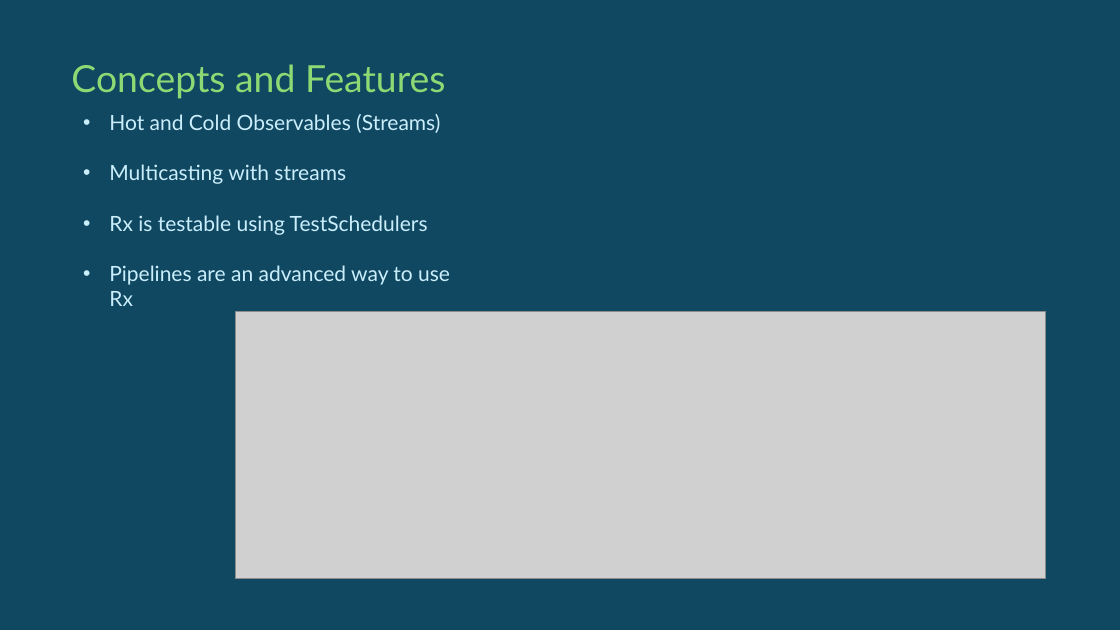
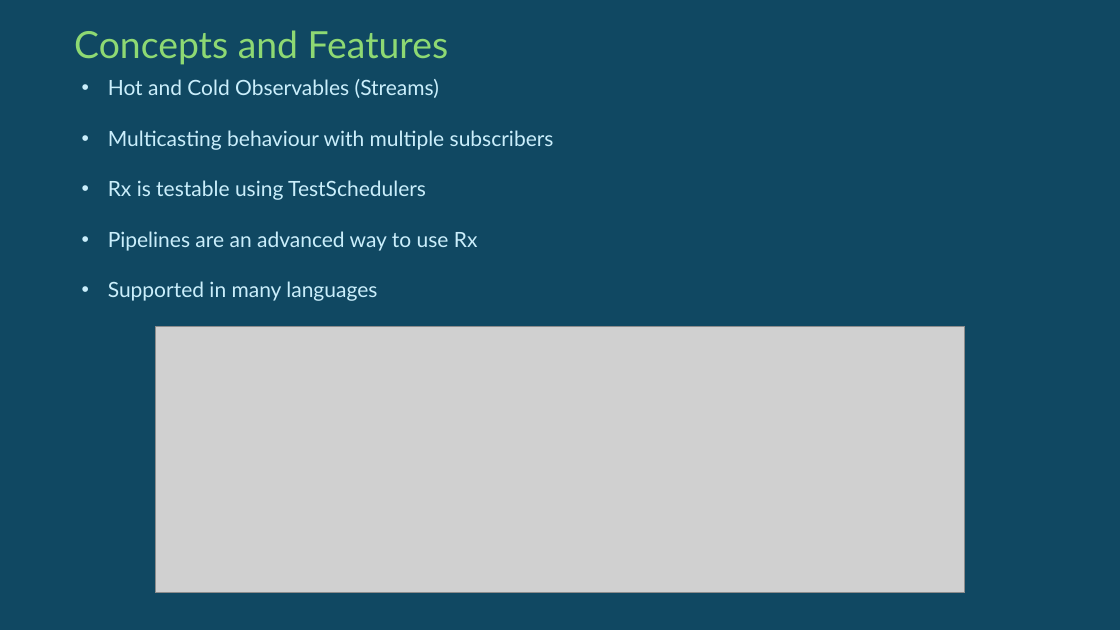
Before and after one commit to jeanhibbert/RxDemo2025, a slide deck: slide 4 of Resources/RxTalk2025.pptx. Drawn at 1120x630 pixels with LibreOffice and Linux fonts; fonts in the diff are those of the drawing; grey boxes stand for pictures. Boxes give left, top, right and bottom in pixels: in the first picture for what was removed or moved away, otherwise in the second. Text is boxed around its words. In the diff, an @@ line names an element or a change of style, - is before the commit and + after.

```diff
--- a/Resources/RxTalk2025.pptx
+++ b/Resources/RxTalk2025.pptx
@@ text "Concepts and Features": place and size @@
-text "Concepts and Features" at bbox=[71, 64, 445, 99]
+text "Concepts and Features" at bbox=[74, 30, 448, 65]
@@ text "Hot and Cold Observables (Streams)": place and size @@
-text "Hot and Cold Observables (Streams)" at bbox=[109, 114, 450, 306]
+text "Hot and Cold Observables (Streams)" at bbox=[108, 79, 554, 301]
@@ text at bbox=[108, 130, 554, 150]: text changed @@
-• Multicasting with streams
+• Multicasting behaviour with multiple subscribers
@@ text at bbox=[108, 281, 377, 301]: paragraph added @@
+• Supported in many languages
@@ picture: place and size @@
-picture at bbox=[236, 312, 1046, 579]
+picture at bbox=[155, 326, 965, 593]
```
Also in this commit, not shown: 5 other slides changed.
